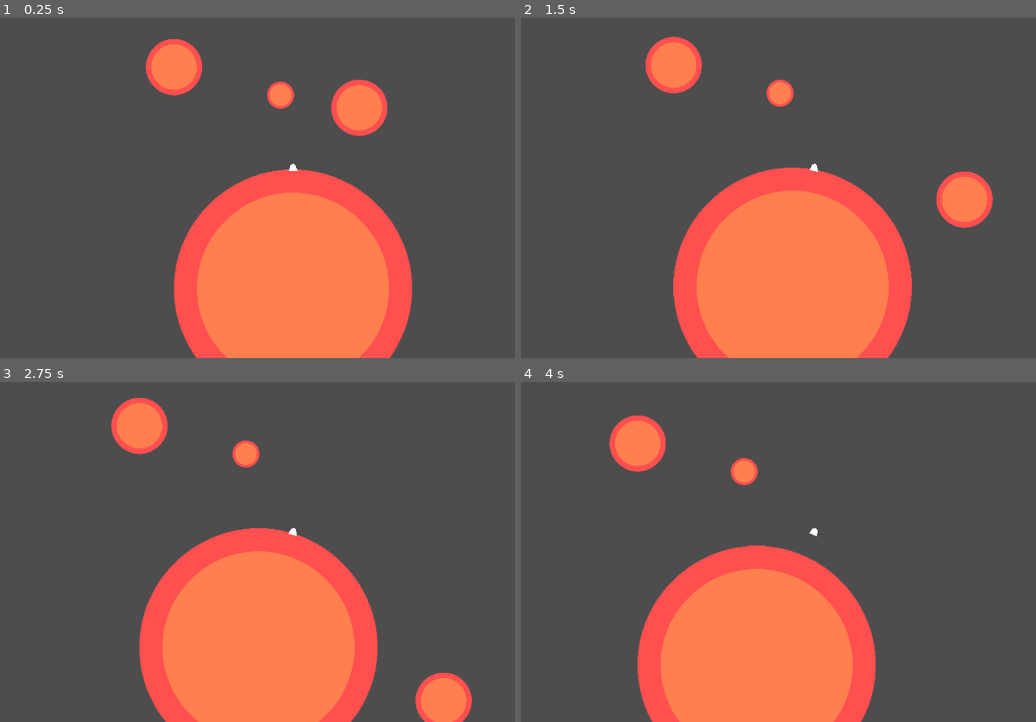
Above: before the commit, frames 1-4 (two rows, left to right).
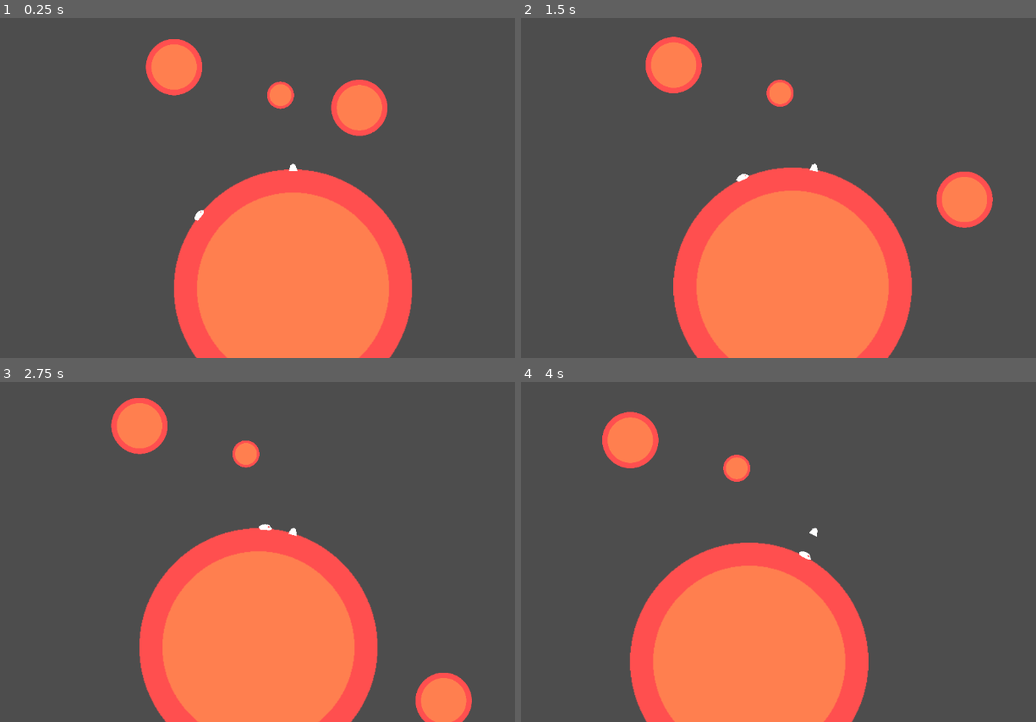
Above: after the commit, the same moments.

Repository: game-jam-team-1/gmtk-jam
Game: Godot game, scene res://Scenes/world.tscn
Same seed, same stepped clock (60 frames per second), same inputs: the game is played once before the commit and once after it. Before the commit the project starts from res://world.tscn.
Inputs (mouse positions are in pixels of both pictures, inside the frame that each line leads up to):
- Up to frame 1 (0.25 s): no input
- Up to frame 2 (1.5 s): move the mouse to (963, 150) at 0.52 s; hold D (right) 0.53-1.28 s; tap W (jump) at 0.77 s; move the mouse to (680, 188) at 1.27 s; hold A (left) from 1.28 s (still down)
- Up to frame 3 (2.75 s): tap W (jump) at 1.52 s; move the mouse to (360, 450) at 2.02 s; release A (left) at 2.03 s; hold D (right) from 2.03 s (still down)
- Up to frame 4 (4 s): move the mouse to (778, 606) at 2.77 s; tap W (jump) at 3.02, 3.77 s; move the mouse to (1015, 589) at 3.52 s; release D (right) at 3.53 s; hold A (left) from 3.53 s (still down)

The runs differ from the first frame. In frame 1, less than 0.1% of the frame differs, in the area x 37-40%, y 56-60%; in frame 2, less than 0.1%; in frame 3, less than 0.1%; in frame 4, 4.5%, in the area x 15-69%, y 8-100%.

Commit message:
Crawly guy is here, all is well and good in the world

Diff:
--- /dev/null
+++ b/Scenes/crawler_enemy.tscn
@@ -0,0 +1,35 @@
+[gd_scene load_steps=4 format=3 uid="uid://60gkfls6gjjg"]
+
+[ext_resource type="Script" uid="uid://dma6d0r2m4r8l" path="res://Scripts/crawler_enemy.gd" id="1_bkh62"]
+
+[sub_resource type="RectangleShape2D" id="RectangleShape2D_hj566"]
+size = Vector2(69, 36)
+
+[sub_resource type="CircleShape2D" id="CircleShape2D_o43cp"]
+radius = 24.0
+
+[node name="CrawlerEnemy" type="RigidBody2D"]
+gravity_scale = 0.0
+script = ExtResource("1_bkh62")
+
+[node name="CollisionShape2D" type="CollisionShape2D" parent="."]
+shape = SubResource("RectangleShape2D_hj566")
+
+[node name="Polygon2D" type="Polygon2D" parent="."]
+position = Vector2(3, -12)
+scale = Vector2(3, 3)
+polygon = PackedVector2Array(-11, 10, 7, 10, 12, 7, 5, 0, -2, -1, -10, 1, -14, 5)
+
+[node name="Polygon2D2" type="Polygon2D" parent="."]
+position = Vector2(3, -12)
+scale = Vector2(3, 3)
+color = Color(1, 0, 0, 1)
+polygon = PackedVector2Array(5, 3, 7, 4, 5, 5, 3, 4)
+
+[node name="GravityDetection" type="Area2D" parent="."]
+
+[node name="CollisionShape2D" type="CollisionShape2D" parent="GravityDetection"]
+shape = SubResource("CircleShape2D_o43cp")
+
+[node name="GroundRaycast" type="RayCast2D" parent="."]
+target_position = Vector2(0, 19)
--- a/planet.tscn
+++ b/Scenes/planet.tscn
@@ -1,8 +1,8 @@
 [gd_scene load_steps=7 format=3 uid="uid://dkjf56v3yfohb"]
 
-[ext_resource type="Texture2D" uid="uid://cvcoyy63ccdn6" path="res://ball.png" id="1_1odxm"]
-[ext_resource type="Script" uid="uid://b3744nngua0ne" path="res://planet.gd" id="1_a75xc"]
-[ext_resource type="Script" uid="uid://c05xnwc01yac0" path="res://gravity_area.gd" id="2_mtr83"]
+[ext_resource type="Texture2D" uid="uid://cvcoyy63ccdn6" path="res://Scripts/ball.png" id="1_1odxm"]
+[ext_resource type="Script" uid="uid://b3744nngua0ne" path="res://Scripts/planet.gd" id="1_a75xc"]
+[ext_resource type="Script" uid="uid://c05xnwc01yac0" path="res://Scripts/gravity_area.gd" id="2_mtr83"]
 
 [sub_resource type="PhysicsMaterial" id="PhysicsMaterial_a75xc"]
 friction = 0.0
--- a/player.tscn
+++ b/Scenes/player.tscn
@@ -1,6 +1,6 @@
 [gd_scene load_steps=5 format=3 uid="uid://cdxanxha8yc48"]
 
-[ext_resource type="Script" uid="uid://c86i4sgfg7tpf" path="res://player.gd" id="1_4flbx"]
+[ext_resource type="Script" uid="uid://c86i4sgfg7tpf" path="res://Scripts/player.gd" id="1_v0iea"]
 
 [sub_resource type="PhysicsMaterial" id="PhysicsMaterial_fj7yv"]
 friction = 0.0
@@ -15,7 +15,7 @@
 physics_material_override = SubResource("PhysicsMaterial_fj7yv")
 gravity_scale = 0.0
 lock_rotation = true
-script = ExtResource("1_4flbx")
+script = ExtResource("1_v0iea")
 
 [node name="Polygon2D" type="Polygon2D" parent="."]
 position = Vector2(-2, 16)
--- a/world.tscn
+++ b/Scenes/world.tscn
@@ -1,7 +1,8 @@
-[gd_scene load_steps=3 format=3 uid="uid://debprahfmmn1a"]
+[gd_scene load_steps=4 format=3 uid="uid://debprahfmmn1a"]
 
-[ext_resource type="PackedScene" uid="uid://dkjf56v3yfohb" path="res://planet.tscn" id="1_fj7yv"]
-[ext_resource type="PackedScene" path="res://player.tscn" id="2_fj7yv"]
+[ext_resource type="PackedScene" uid="uid://dkjf56v3yfohb" path="res://Scenes/planet.tscn" id="1_fj7yv"]
+[ext_resource type="PackedScene" uid="uid://cdxanxha8yc48" path="res://Scenes/player.tscn" id="2_fj7yv"]
+[ext_resource type="PackedScene" uid="uid://60gkfls6gjjg" path="res://Scenes/crawler_enemy.tscn" id="3_tlwt5"]
 
 [node name="World" type="Node2D"]
 
@@ -23,3 +24,6 @@
 
 [node name="Player" parent="." instance=ExtResource("2_fj7yv")]
 position = Vector2(798, 956)
+
+[node name="CrawlerEnemy" parent="." instance=ExtResource("3_tlwt5")]
+position = Vector2(211, 1213)
--- /dev/null
+++ b/Scripts/crawler_enemy.gd
@@ -0,0 +1,72 @@
+class_name CrawlerEnemy
+extends RigidBody2D
+
+const CRAWL_VEL = 300
+
+@export var clockwise: bool = true
+
+var direction: int
+var crawl_velocity: Vector2
+var attraction_velocity: Vector2 = Vector2.ZERO
+var closest_gravity_area = null
+
+@onready var gravity_detection_area = $"GravityDetection"
+@onready var ground_raycast = $"GroundRaycast"
+
+func _ready() -> void:
+	if clockwise:
+		direction = 1
+	else:
+		direction = -1
+		#scale flipping doesnt really work rn
+		scale.x = -scale.x
+
+func _physics_process(delta: float) -> void:
+	var up_direction: Vector2 = Vector2.ZERO
+
+	_process_gravity_area()
+
+	if closest_gravity_area != null:
+		rotation = (global_position - closest_gravity_area.global_position).angle() + PI / 2
+		up_direction = (global_position - closest_gravity_area.global_position).normalized()
+		attraction_velocity += (closest_gravity_area.global_position - global_position).normalized() * closest_gravity_area.accel
+
+	if is_on_ground():
+		attraction_velocity = Vector2.ZERO
+		crawl_velocity = up_direction.rotated(90 * direction) * CRAWL_VEL
+	else:
+		crawl_velocity = Vector2.ZERO
+
+func _integrate_forces(state: PhysicsDirectBodyState2D) -> void:
+	var planet_velocity: Vector2 = Vector2.ZERO
+	if closest_gravity_area:
+		planet_velocity = (closest_gravity_area.get_parent() as Planet).constant_linear_velocity * 60
+	linear_velocity = crawl_velocity + planet_velocity + attraction_velocity
+
+
+func _process_gravity_area() -> void:
+	var areas = gravity_detection_area.get_overlapping_areas()
+
+	if areas.size() == 0:
+		closest_gravity_area = null
+
+	var current_gravity_dist: float = 9999999
+	if closest_gravity_area != null:
+		current_gravity_dist = global_position.distance_to(closest_gravity_area.global_position)
+
+	for area in areas:
+		if area is not GravityArea:
+			return
+
+		area = area as GravityArea
+
+		if area.global_position.distance_to(global_position) < current_gravity_dist:
+			closest_gravity_area = area
+
+func is_on_ground() -> bool:
+	return ground_raycast.is_colliding()
+
+func flip():
+	clockwise = !clockwise
+	direction = -direction
+	scale.x = -scale.x
Renamed: main_menu.tscn -> Scenes/main_menu.tscn
Renamed: ball.png -> Scripts/ball.png
Not shown, changed: Scripts/ball.png.import
Not shown, added: Scripts/crawler_enemy.gd.uid
Renamed: gravity_area.gd -> Scripts/gravity_area.gd
Renamed: gravity_area.gd.uid -> Scripts/gravity_area.gd.uid
Renamed: main_menu.gd -> Scripts/main_menu.gd
Renamed: main_menu.gd.uid -> Scripts/main_menu.gd.uid
Renamed: planet.gd -> Scripts/planet.gd
Renamed: planet.gd.uid -> Scripts/planet.gd.uid
Renamed: player.gd -> Scripts/player.gd
Renamed: player.gd.uid -> Scripts/player.gd.uid
